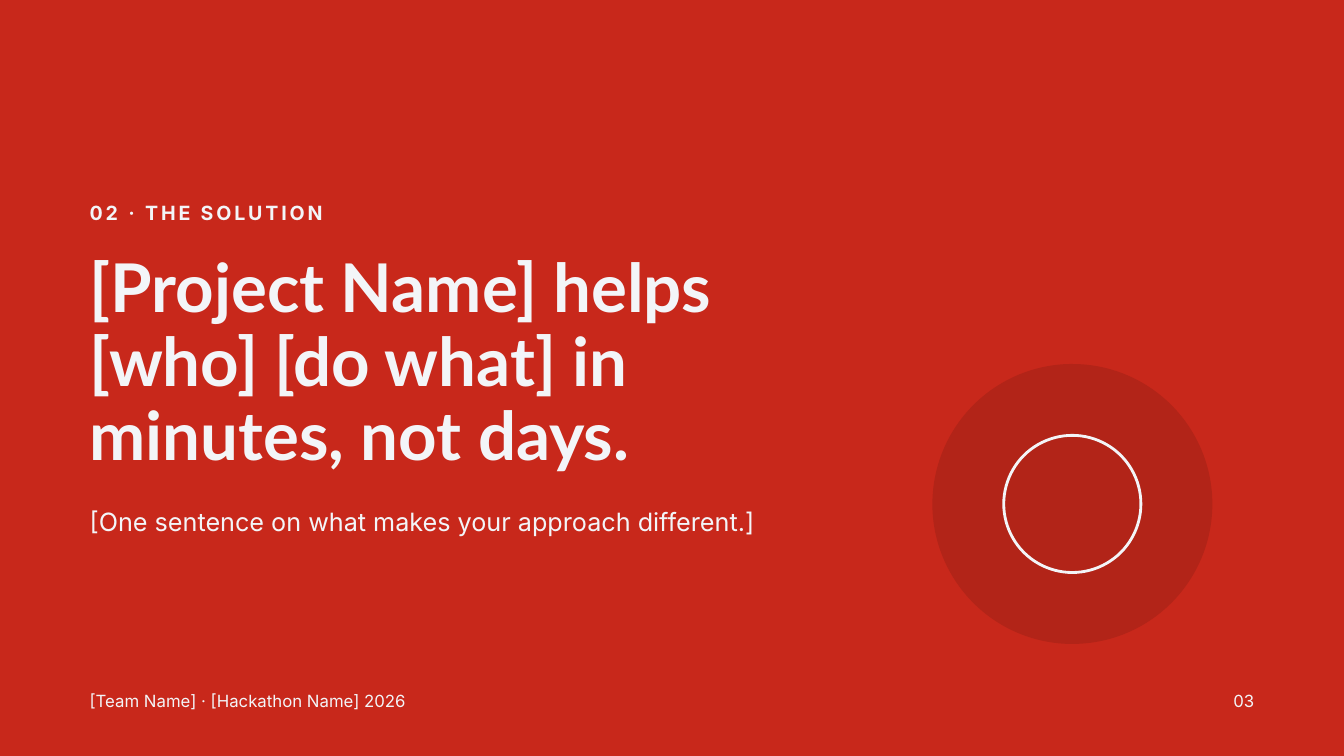
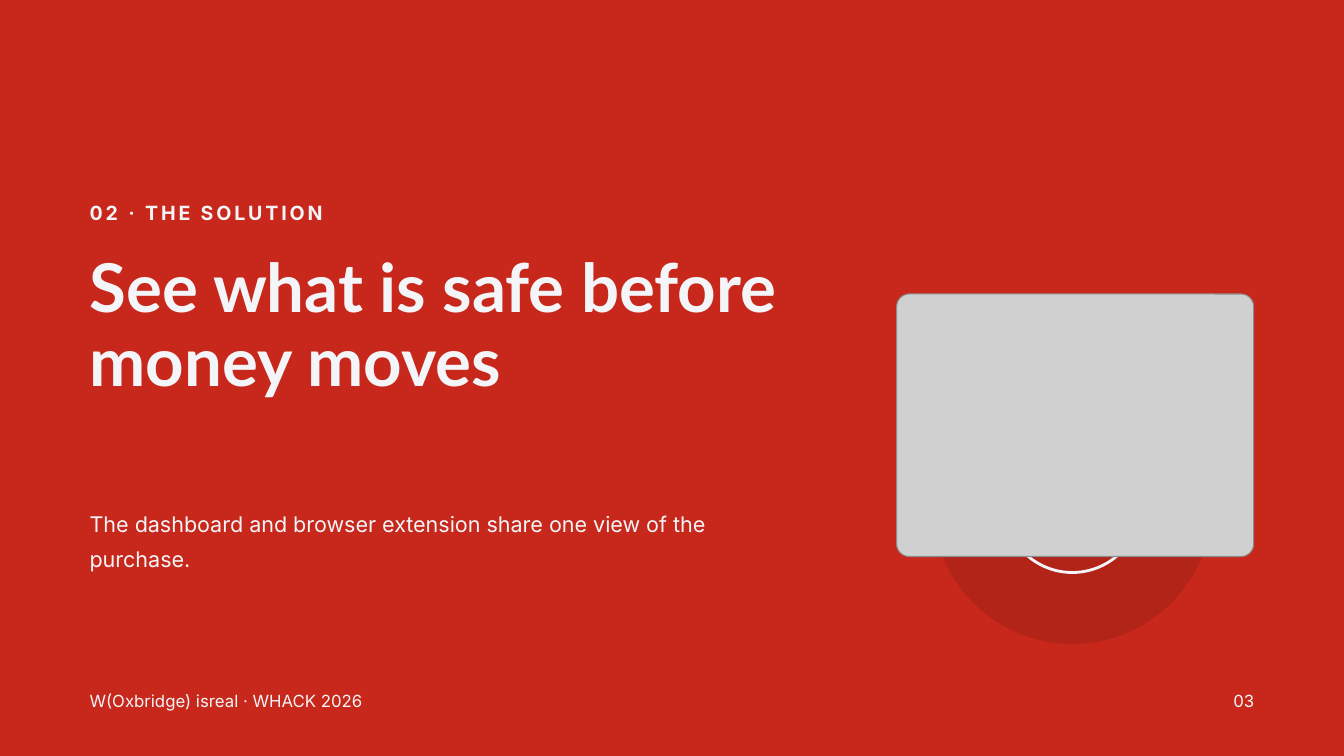
Before and after one commit to Toastyy7/WHACK26, a slide deck: slide 3 of Hackathon Slides.pptx. Drawn at 1344x756 pixels with LibreOffice and Linux fonts; fonts in the diff are those of the drawing; grey boxes stand for pictures. Boxes give left, top, right and bottom in pixels: in the first picture for what was removed or moved away, otherwise in the second. Text is boxed around its words. In the diff, an @@ line names an element or a change of style, - is before the commit and + after.

```diff
--- a/Hackathon Slides.pptx
+++ b/Hackathon Slides.pptx
@@ title at <box>90,262,776,398</box>: text changed @@
-[Project Name] helps [who] [do what] in minutes, not days.
+See what is safe before money moves
@@ picture added at <box>897,294,1254,557</box> @@
@@ text at <box>90,515,705,533</box>: text changed; size 18 to 15.3 pt @@
-[One sentence on what makes your approach different.]
+The dashboard and browser extension share one view of the purchase.
@@ text at <box>90,694,362,711</box>: text changed @@
-[Team Name] · [Hackathon Name] 2026
+W(Oxbridge) isreal · WHACK 2026
```
Also in this commit, not shown: 5 other slides changed, 4 slides added, 4 slides removed.
